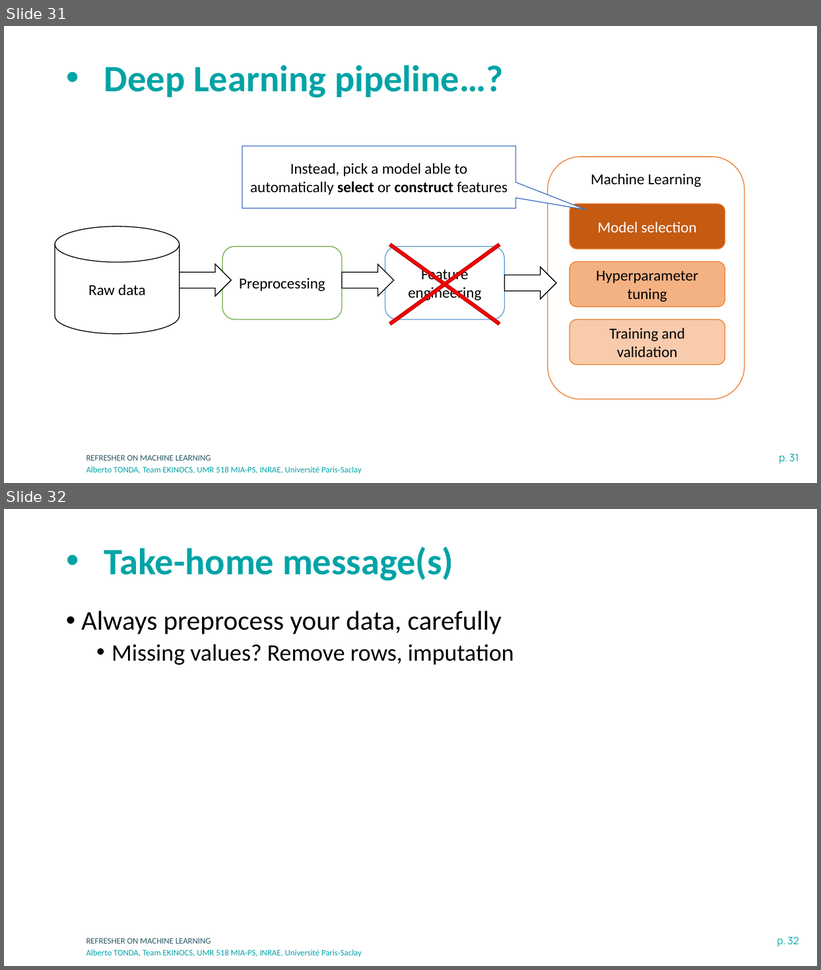
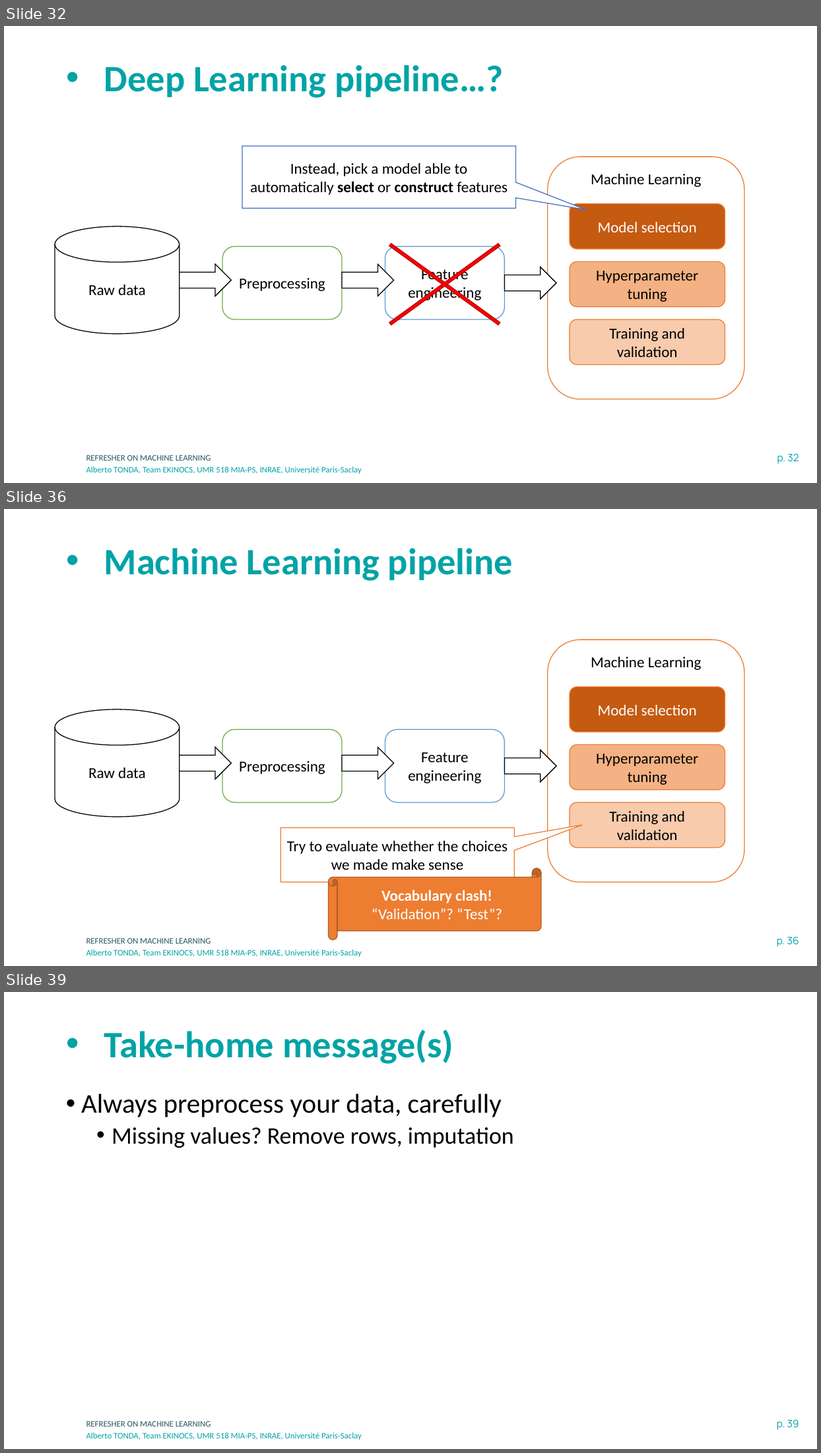
Before and after one commit to albertotonda/teaching, a slide deck: deep-learning-in-practice-with-pytorch/0-machine-learning.pptx. Shown one above the other, each under a label of ours: slides 31 and 32 before the commit, slides 32, 36 and 39 after it; the slides between them are not shown. The pictures are 821x970 and 821x1453 pixels, drawn with LibreOffice and Linux fonts; fonts in the diff are those of the drawing; background and template pictures are left out. Boxes give left, top, right and bottom in pixels: in the first picture for what was removed or moved away, otherwise in the second. Text is boxed around its words. In the diff, an @@ line names an element or a change of style, - is before the commit and + after.

```diff
--- a/deep-learning-in-practice-with-pytorch/0-machine-learning.pptx
+++ b/deep-learning-in-practice-with-pytorch/0-machine-learning.pptx
@@ slide 36 added at (x1=4, y1=509, x2=817, y2=966), background #FFFFFF; not listed: 3 template elements that a slide beside it also shows @@
@@ title added at (x1=104, y1=548, x2=513, y2=581), 44 pt, text #00A3A6, bold @@
+• Machine Learning pipeline
@@ rounded rectangle added at (x1=548, y1=640, x2=745, y2=883), fill #FFFFFF, outline #ED7D31 1 pt, 18 pt, text #000000 @@
+Machine Learning
@@ rounded rectangle added at (x1=570, y1=687, x2=725, y2=732), fill #C55A11, outline #ED7D31 1 pt, 18 pt, text #FFFFFF @@
+Model selection
@@ cylinder added at (x1=55, y1=710, x2=179, y2=817), fill #FFFFFF, outline #000000 1 pt, 18 pt, text #000000 @@
+Raw data
@@ rounded rectangle added at (x1=222, y1=730, x2=342, y2=803), fill #FFFFFF, outline #70AD47 1 pt, 18 pt, text #000000 @@
+Preprocessing
@@ rounded rectangle added at (x1=385, y1=730, x2=505, y2=803), fill #FFFFFF, outline #5B9BD5 1 pt, 18 pt, text #000000 @@
+Feature engineering
@@ rounded rectangle added at (x1=570, y1=745, x2=725, y2=790), fill #F4B183, outline #ED7D31 1 pt, 18 pt, text #000000 @@
+Hyperparameter tuning
@@ right arrow added at (x1=180, y1=747, x2=232, y2=779), fill #FFFFFF, outline #000000 1 pt @@
@@ right arrow added at (x1=342, y1=747, x2=394, y2=779), fill #FFFFFF, outline #000000 1 pt @@
@@ right arrow added at (x1=505, y1=750, x2=556, y2=782), fill #FFFFFF, outline #000000 1 pt @@
@@ rounded rectangle added at (x1=570, y1=803, x2=725, y2=848), fill #F8CBAD, outline #ED7D31 1 pt, 18 pt, text #000000 @@
+Training and validation
@@ speech box added at (x1=281, y1=828, x2=515, y2=883), fill #FFFFFF, outline #ED7D31 1 pt, 18 pt, text #000000 @@
+Try to evaluate whether the choices we made make sense
@@ horizontal scroll added at (x1=329, y1=868, x2=541, y2=940), fill #ED7D31, outline #AF5C24 1 pt, 18 pt, text #FFFFFF @@
+Vocabulary clash! “Validation”? “Test”?
@@ what was slide 31 is now slide 32 @@
@@ page number at (x1=778, y1=454, x2=799, y2=464): text changed @@
-p. 31
+p. 32
@@ what was slide 32 is now slide 39 @@
@@ page number at (x1=777, y1=1420, x2=799, y2=1430): text changed @@
-p. 32
+p. 39
```
Also in this commit, not shown: 3 slides changed, 7 other slides added, 1 slide removed, 7 other files.
